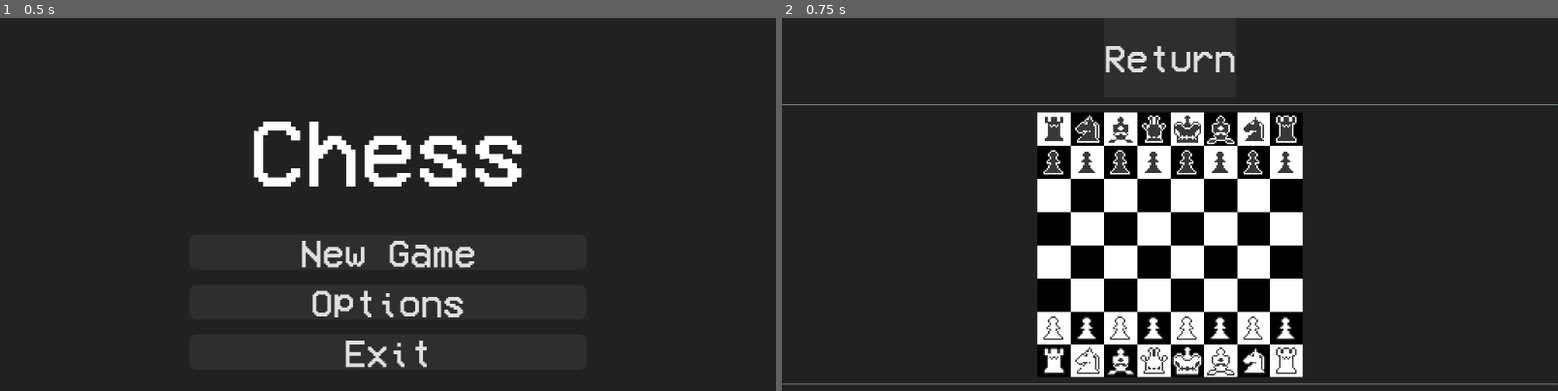
Above: before the commit, frames 1-2 (left to right).
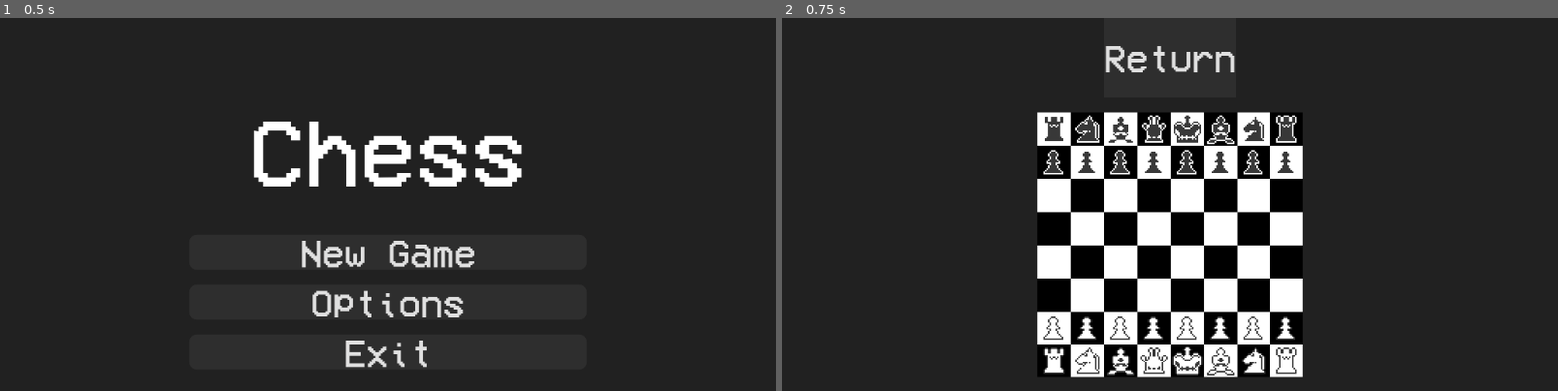
Above: after the commit, the same moments.

Repository: voicu-bogdan/Godot-Chess
Game: Godot game, scene res://Scenes/MainMenu.tscn
The game is run twice, just before and just after one commit, with the same random seed, the same clock (stepped at 60 frames per second) and the same inputs.
Inputs:
- Up to frame 1 (0.5 s): no input
- Up to frame 2 (0.75 s): click "New Game" at 0.5 s

Frame 1 is identical in both runs. In frame 2, 0.8% of the frame differs, in the area x 0-100%, y 23-99%.

Commit message:
Add files via upload

Diff:
--- a/Scenes/Main.tscn
+++ b/Scenes/Main.tscn
@@ -24,6 +24,9 @@
 [sub_resource type="StyleBoxFlat" id=4]
 bg_color = Color( 0.262745, 0.258824, 0.258824, 0.392157 )
 
+[sub_resource type="StyleBoxFlat" id=5]
+bg_color = Color( 0.6, 0.6, 0.6, 0 )
+
 [node name="Node" type="Node"]
 script = ExtResource( 1 )
 
@@ -68,6 +71,7 @@
 margin_right = 1024.0
 margin_bottom = 125.0
 custom_constants/separation = 20
+custom_styles/separator = SubResource( 5 )
 
 [node name="BoardContainer" type="AspectRatioContainer" parent="MarginContainer/VBoxContainer"]
 margin_top = 125.0
@@ -97,6 +101,7 @@
 margin_right = 1024.0
 margin_bottom = 495.0
 custom_constants/separation = 20
+custom_styles/separator = SubResource( 5 )
 
 [node name="Container2" type="AspectRatioContainer" parent="MarginContainer/VBoxContainer"]
 margin_top = 495.0
Not shown: 1 places in Scenes/Main.tscn that only renumber resources
